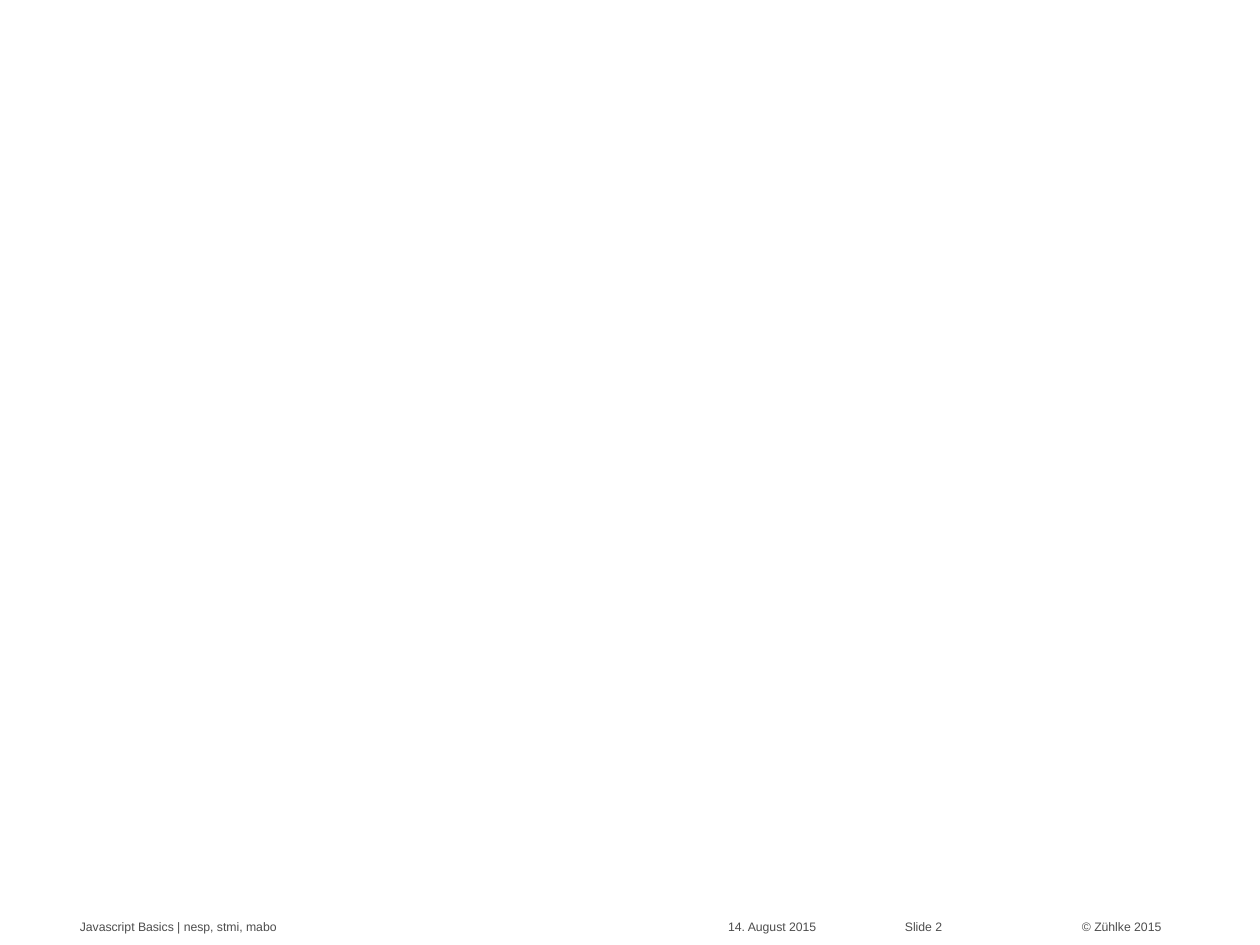
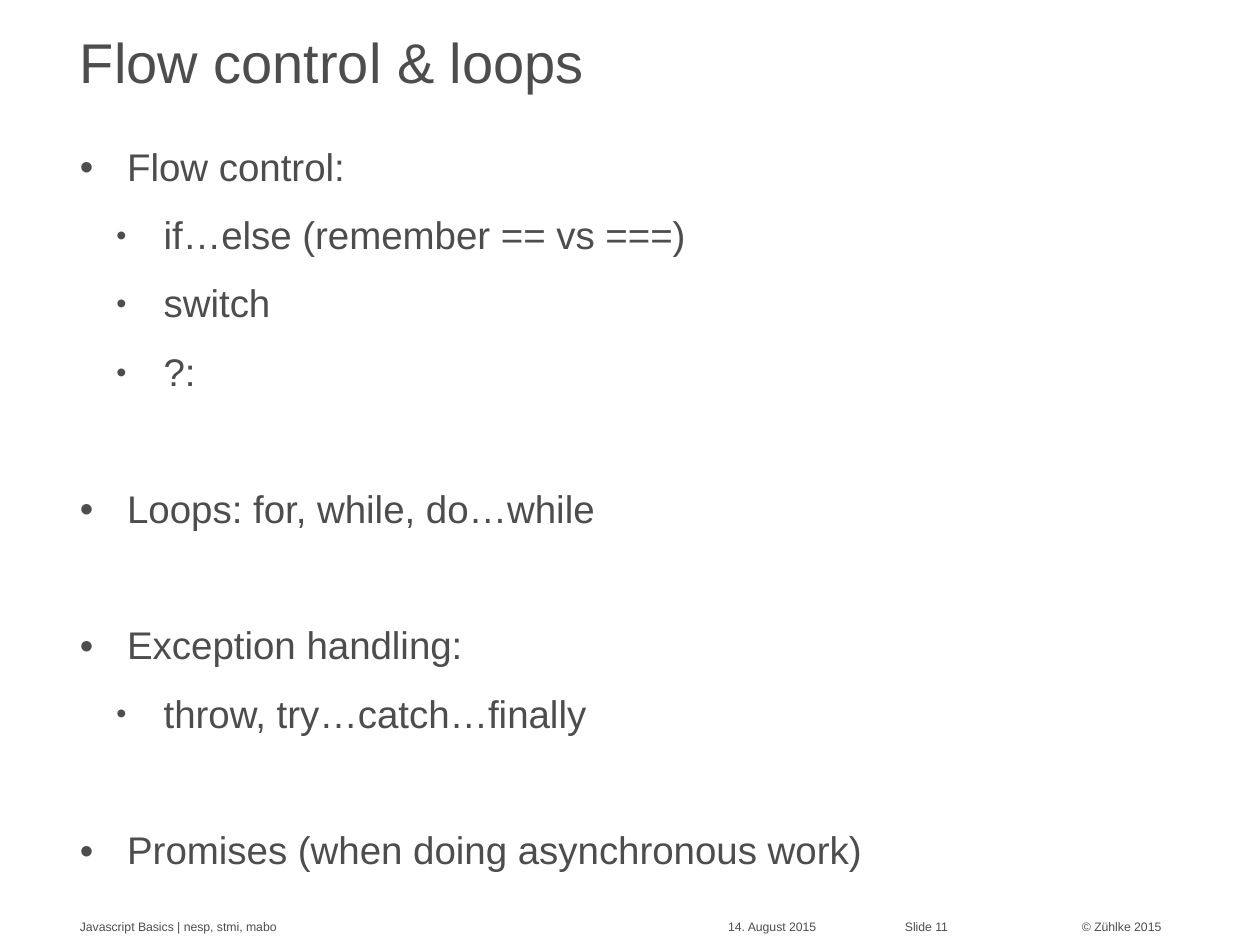
Before and after one commit to Zuehlke/security-onboarding, a slide deck: slide 11 of javascript_basics/Javascript Basics - basics.pptx (slide 2 before the commit). Drawn at 1260x945 pixels with LibreOffice and Linux fonts; fonts in the diff are those of the drawing; background and template pictures are left out. Boxes give left, top, right and bottom in pixels: in the first picture for what was removed or moved away, otherwise in the second. Text is boxed around its words. In the diff, an @@ line names an element or a change of style, - is before the commit and + after.

```diff
--- a/javascript_basics/Javascript Basics - basics.pptx
+++ b/javascript_basics/Javascript Basics - basics.pptx
@@ title added at [80,42,584,93], 32 pt, text #4D4D4D @@
+Flow control & loops
@@ text added at [127,153,862,872], 22 pt, text #4D4D4D @@
+• Flow control:
+  • if…else (remember == vs ===)
+  • switch
+  • ?:
+• Loops: for, while, do…while
+• Exception handling:
+  • throw, try…catch…finally
+• Promises (when doing asynchronous work)
@@ page number at [905,922,948,931]: text changed @@
-Slide 2
+Slide 11
```
Also in this commit, not shown: 7 other slides changed, 1 slide added.
